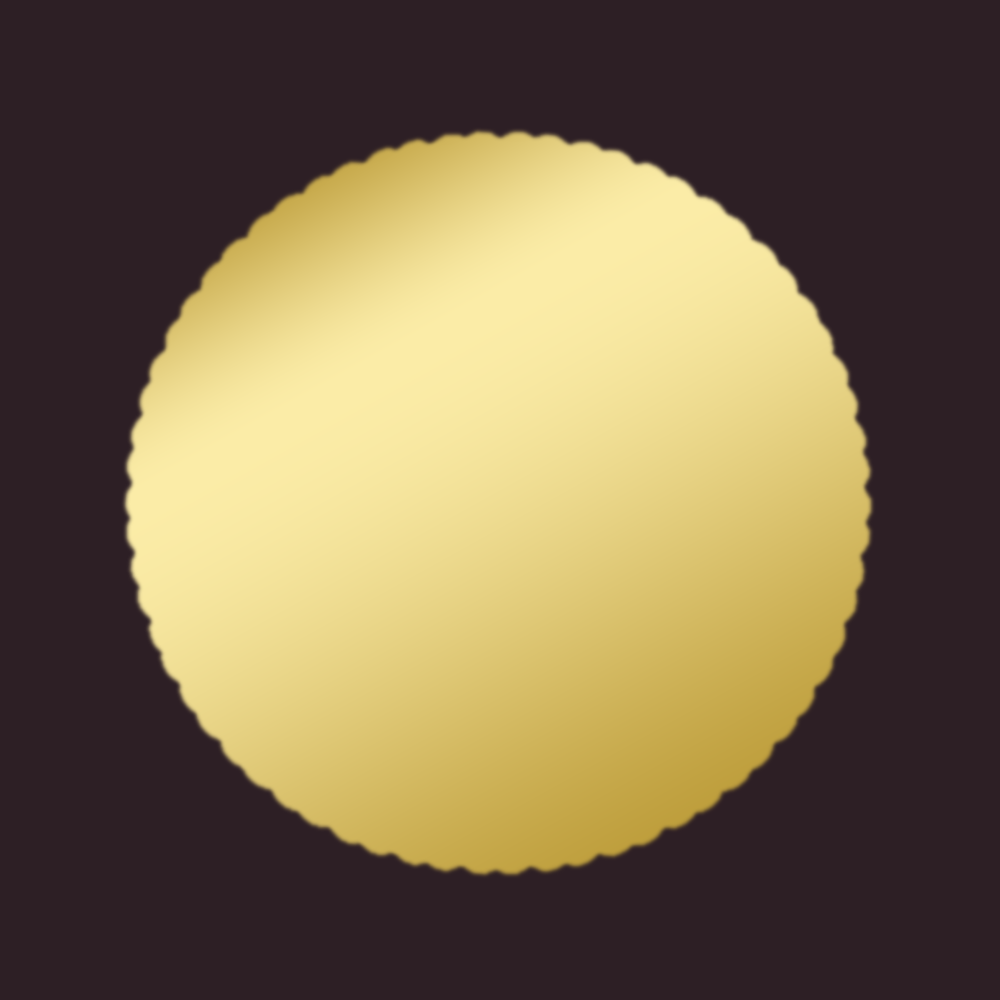
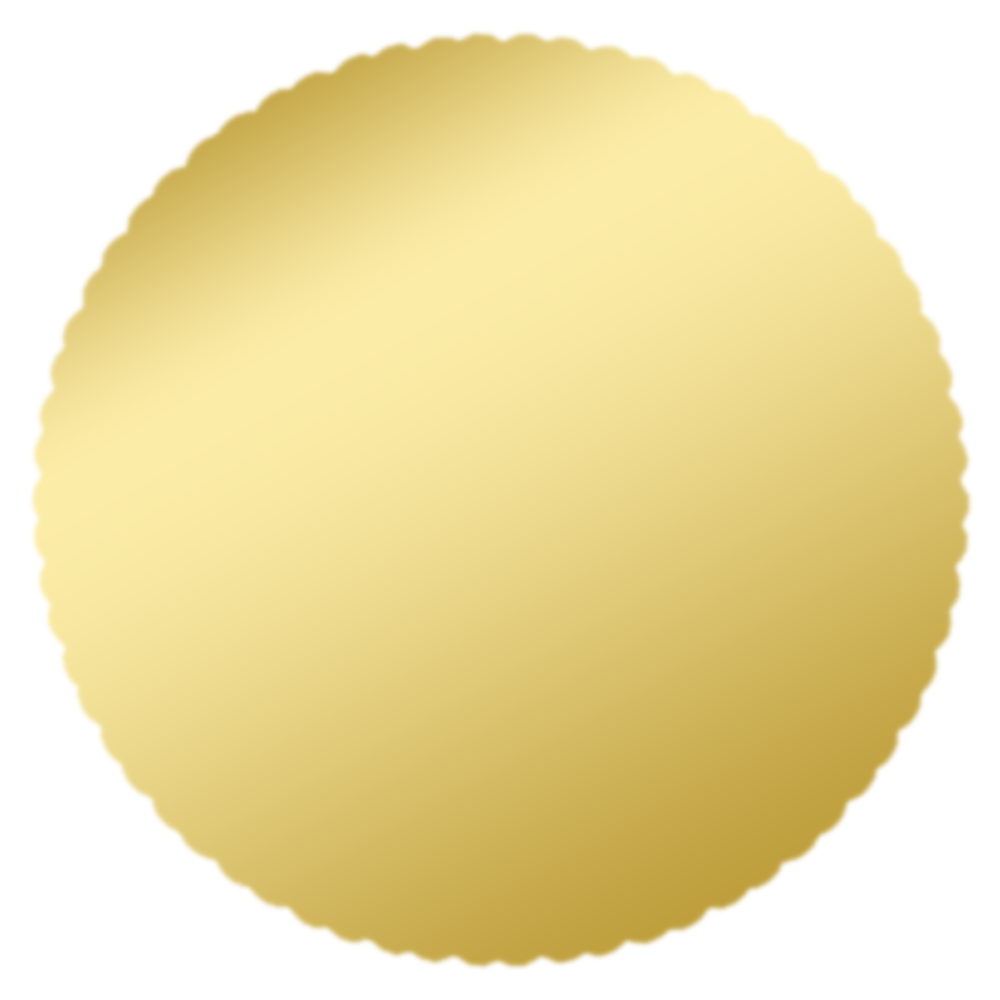
Two versions of the same layered image (1000 × 1000). Layer-by-layer changes:
moved "Layer 2" above "Layer 1 copy", painted on it over [0, 0, 1000, 1000]
hid "Layer 1 copy" over [120, 127, 875, 879]
hid "Layer 1" over [122, 127, 876, 879]
